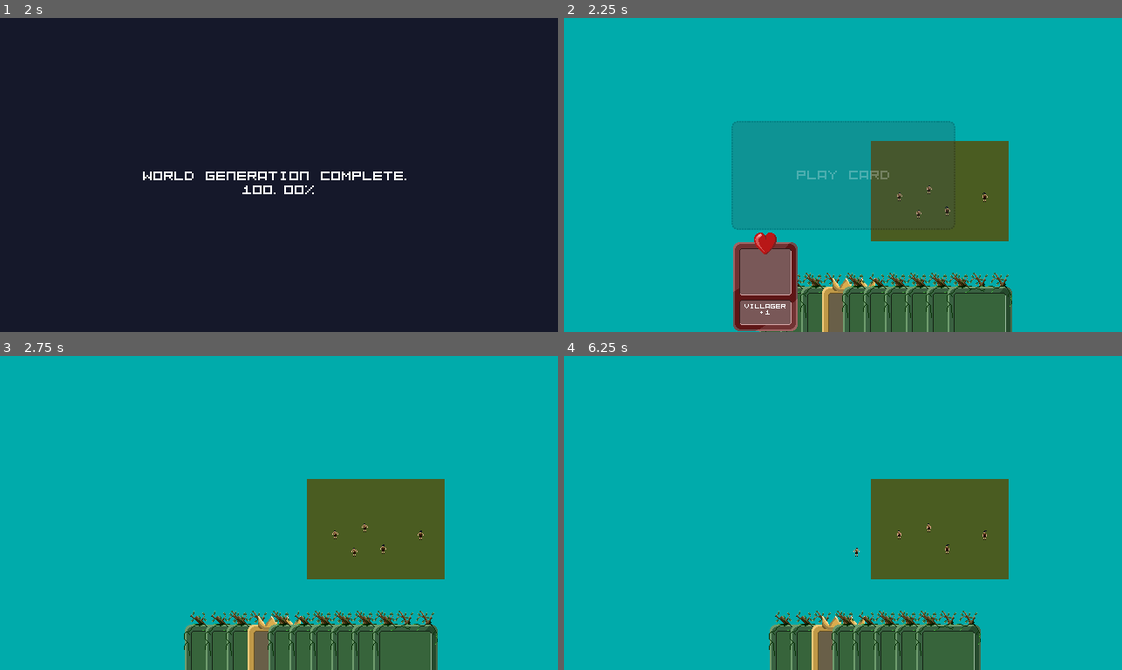
Above: before the commit, frames 1-4 (two rows, left to right).
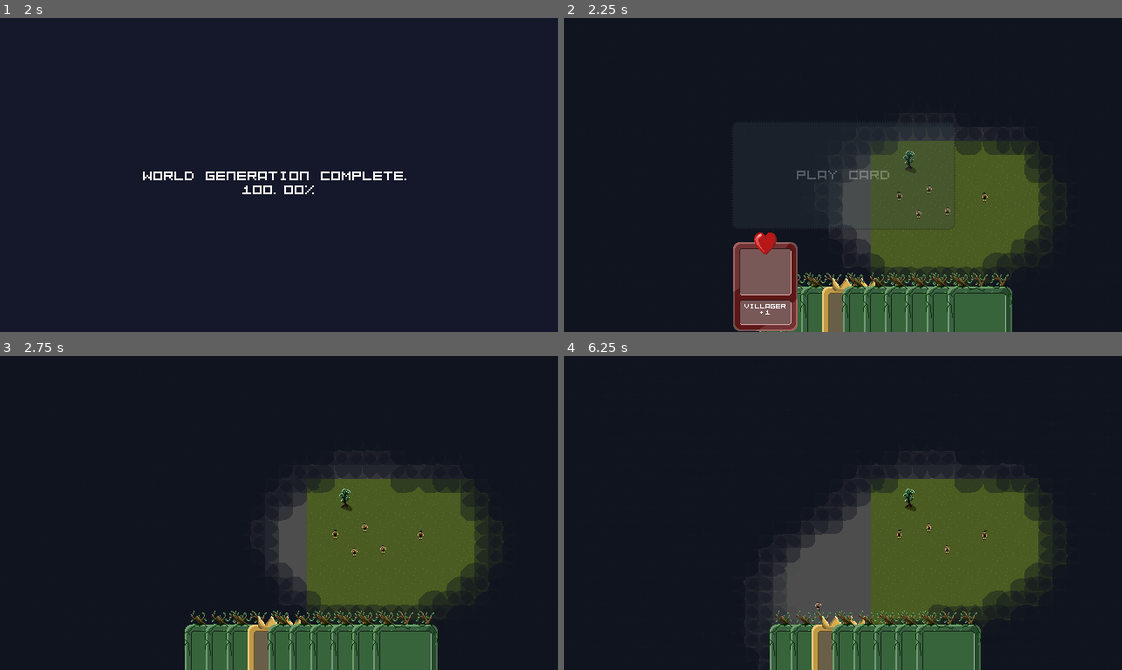
Above: after the commit, the same moments.

Repository: ObliteratedEntertainment/FoxHollowJam2
Game: Godot game, scene res://main.tscn
Same seed, same stepped clock (60 frames per second), same inputs: the game is played once before the commit and once after it.
Inputs (mouse positions are in pixels of both pictures, inside the frame that each line leads up to):
- Up to frame 1 (2 s): click "Start" at 0.5 s; drag from (279, 175) to (334, 105) at 1.27 s
- Up to frame 2 (2.25 s): tap Enter at 2 s; drag from (736, 288) to (815, 237) at 2.02 s
- Up to frame 3 (2.75 s): no input
- Up to frame 4 (6.25 s): move the mouse to (748, 626) at 2.77 s; click (748, 626) at 2.92 s; tap Space at 3.5 s; drag from (770, 626) to (675, 465) at 3.52 s; drag from (792, 626) to (870, 513) at 4.27 s; drag from (798, 626) to (759, 434) at 5.02 s; move the mouse to (820, 626) at 5.77 s; click (820, 626) at 5.92 s

Frame 1 is identical in both runs. In frame 2, 83% of the frame differs, in the area x 0-100%, y 0-100%; in frame 3, 85%; in frame 4, 87%.

Commit message:
Bug fixes, fog of war sorta.

Diff:
--- /dev/null
+++ b/game/fog_manager.gd
@@ -0,0 +1,86 @@
+extends Node2D
+class_name FogManager
+
+const FOG = preload("res://objects/fog.tscn")
+
+
+var track_cleared_fog := {}
+var track_faded_fog := {}
+
+var currently_visible := {}
+
+# Called when the node enters the scene tree for the first time.
+func _ready() -> void:
+	update_viewport(Vector2.ZERO)
+
+func update_viewport(position: Vector2) -> void:
+
+	var root_pos := Vector2i(int(position.x/16.0)*16, int(position.y/16.0)*16)
+
+	var safe_coords = {}
+
+	for x in range(-30, 30):
+		for y in range(-30, 30):
+			var pos := root_pos + Vector2i(x,y) * 16
+			_create_fog(pos)
+
+			if pos.x not in safe_coords:
+				safe_coords[pos.x] = {}
+			safe_coords[pos.x][pos.y] = {}
+
+	for x in currently_visible.keys():
+		for y in currently_visible[x].keys():
+			if x in safe_coords and y in safe_coords:
+				return
+
+			var fog: Fog = currently_visible[x][y]
+			remove_child(fog)
+			currently_visible[x].erase(y)
+			fog.queue_free()
+
+	print("Current Fog Children: ", get_child_count())
+
+
+func cleared_out(fog: Fog) -> void:
+	var x = int(fog.position.x)
+	var y = int(fog.position.y)
+	if x not in track_cleared_fog:
+		track_cleared_fog[x] = {}
+
+	track_cleared_fog[x][y] = true
+
+	if x in currently_visible and y in currently_visible[x]:
+		currently_visible[x].erase(y)
+
+func faded(fog: Fog) -> void:
+	var x = int(fog.position.x)
+	var y = int(fog.position.y)
+	if x not in track_faded_fog:
+		track_faded_fog[x] = {}
+
+	track_faded_fog[x][y] = true
+
+func _create_fog(position: Vector2i) -> void:
+	var x = int(position.x)
+	var y = int(position.y)
+
+	if x in track_cleared_fog and y in track_cleared_fog[x]:
+		return
+	elif x in currently_visible and y in currently_visible[x]:
+		return
+
+
+	var cloud := FOG.instantiate()
+
+	cloud.cleared.connect(cleared_out.bind(cloud))
+	cloud.faded.connect(faded.bind(cloud))
+
+	if x in track_faded_fog and y in track_faded_fog[x]:
+		cloud.modulate.a = Fog.FADED
+
+	cloud.position = position
+	add_child(cloud)
+
+	if x not in currently_visible:
+		currently_visible[x] = {}
+	currently_visible[x][y] =  cloud
--- /dev/null
+++ b/game/fog_of_war.gd
@@ -0,0 +1,11 @@
+extends Node2D
+
+
+# Called when the node enters the scene tree for the first time.
+func _ready() -> void:
+	pass # Replace with function body.
+
+
+# Called every frame. 'delta' is the elapsed time since the previous frame.
+func _process(delta: float) -> void:
+	pass
--- a/game/world.gd
+++ b/game/world.gd
@@ -6,6 +6,7 @@
 
 @onready var effect_location: Sprite2D = $EffectLocation
 @onready var npc_manager: Node2D = $NpcManager
+@onready var fog_of_war: FogManager = $FogOfWar
 
 # Called when the node enters the scene tree for the first time.
 func _ready() -> void:
@@ -14,13 +15,15 @@
 func move_relative(relative_offset: Vector2) -> void:
 	camera_2d.position -= relative_offset / ( 2.0 * SettingsManager.mouse_drag_sensitivity)
 
+	fog_of_war.update_viewport(camera_2d.position)
+
 func start_activating_effect(effect: Card, location: Vector2) -> void:
 	effect_location.visible = true
-	effect_location.position = location - camera_2d.position - Vector2(640, 360)/2.0
+	effect_location.position = location + camera_2d.position - Vector2(640, 360)/2.0
 	pass
 
 func apply_effect(effect: Card, location: Vector2) -> void:
-	var world_loc := location - camera_2d.position - Vector2(640, 360)/2.0
+	var world_loc := location + camera_2d.position - Vector2(640, 360)/2.0
 	effect_location.visible = false
 
 	npc_manager.send_task(world_loc)
--- a/game/world.tscn
+++ b/game/world.tscn
@@ -6,6 +6,9 @@
 [ext_resource type="Script" path="res://game/camera_mover.gd" id="3_6hpug"]
 [ext_resource type="Script" path="res://game/npc_manager.gd" id="3_6pd04"]
 [ext_resource type="Texture2D" uid="uid://b7fi2p8wcidta" path="res://sprites/ui/effect_location.png" id="5_78tx4"]
+[ext_resource type="Texture2D" uid="uid://kgrmwunaag82" path="res://sprites/foliage/trees.png" id="6_av7ow"]
+[ext_resource type="Texture2D" uid="uid://vge2rkmtjyxm" path="res://sprites/foliage/ground.png" id="6_n8qlr"]
+[ext_resource type="Script" path="res://game/fog_manager.gd" id="7_7d5d0"]
 
 [sub_resource type="TileSet" id="TileSet_balls"]
 
@@ -16,11 +19,11 @@
 script = ExtResource("1_vxb1g")
 
 [node name="ColorRect" type="ColorRect" parent="."]
-z_index = -100
-offset_left = -50000.0
-offset_top = -50000.0
-offset_right = 50000.0
-offset_bottom = 50000.0
+anchors_preset = 15
+anchor_right = 1.0
+anchor_bottom = 1.0
+grow_horizontal = 2
+grow_vertical = 2
 color = Color(0, 0.669663, 0.67014, 1)
 
 [node name="TerrainLayer" type="TileMapLayer" parent="."]
@@ -51,18 +54,45 @@
 script = ExtResource("3_6hpug")
 
 [node name="AudioListener2D" type="AudioListener2D" parent="Camera2D"]
-current = true
 
 [node name="ColorRect2" type="ColorRect" parent="."]
 z_index = -4
-offset_right = 158.0
-offset_bottom = 115.0
+offset_right = 393.0
+offset_bottom = 210.0
 color = Color(0.290196, 0.360784, 0.129412, 1)
 
+[node name="TextureRect" type="TextureRect" parent="ColorRect2"]
+modulate = Color(0.85098, 0.85098, 0.85098, 0.541176)
+texture_repeat = 3
+layout_mode = 1
+anchors_preset = 15
+anchor_right = 1.0
+anchor_bottom = 1.0
+grow_horizontal = 2
+grow_vertical = 2
+texture = ExtResource("6_n8qlr")
+expand_mode = 1
+stretch_mode = 1
+
 [node name="FoliageManager" type="Node2D" parent="."]
+
+[node name="Sprite2D" type="Sprite2D" parent="FoliageManager"]
+position = Vector2(43, 22)
+texture = ExtResource("6_av7ow")
+region_enabled = true
+region_rect = Rect2(89, 12, 15, 24)
+
+[node name="Sprite2D" type="Sprite2D" parent="FoliageManager/Sprite2D"]
+position = Vector2(3, 10)
+texture = ExtResource("6_av7ow")
+region_enabled = true
+region_rect = Rect2(93, 92, 13, 12)
 
 [node name="EffectLocation" type="Sprite2D" parent="."]
 visible = false
 z_index = -1
 position = Vector2(53, 45)
 texture = ExtResource("5_78tx4")
+
+[node name="FogOfWar" type="Node2D" parent="."]
+script = ExtResource("7_7d5d0")
--- /dev/null
+++ b/objects/fog.gd
@@ -0,0 +1,27 @@
+extends Area2D
+class_name Fog
+
+const FADED = 0.5
+
+signal cleared()
+signal faded()
+
+var tweener: Tween = null
+
+@onready var animation_player: AnimationPlayer = $Sprite2D/AnimationPlayer
+
+# Called when the node enters the scene tree for the first time.
+func _ready() -> void:
+	animation_player.play("idle", -1, randf_range(0.4, 0.6))
+
+func clear_out() -> void:
+	if tweener != null:
+		return
+	cleared.emit()
+	tweener = create_tween()
+	tweener.tween_property(self, "modulate:a", 0.0, 1.0)
+	tweener.tween_callback(self.queue_free)
+
+func dim() -> void:
+	faded.emit()
+	modulate.a = FADED
--- /dev/null
+++ b/objects/fog.tscn
@@ -0,0 +1,66 @@
+[gd_scene load_steps=7 format=3 uid="uid://8bwcodpwrcdl"]
+
+[ext_resource type="Script" path="res://objects/fog.gd" id="1_k5qq3"]
+[ext_resource type="Texture2D" uid="uid://8emncre8t8xc" path="res://sprites/foliage/fog.png" id="2_ynoqk"]
+
+[sub_resource type="CircleShape2D" id="CircleShape2D_heoyj"]
+radius = 16.0312
+
+[sub_resource type="Animation" id="Animation_0ld4g"]
+resource_name = "idle"
+loop_mode = 1
+step = 0.125
+tracks/0/type = "value"
+tracks/0/imported = false
+tracks/0/enabled = true
+tracks/0/path = NodePath(".:frame")
+tracks/0/interp = 1
+tracks/0/loop_wrap = true
+tracks/0/keys = {
+"times": PackedFloat32Array(0, 0.125, 0.25, 0.375, 0.5, 0.625, 0.75, 0.875),
+"transitions": PackedFloat32Array(1, 1, 1, 1, 1, 1, 1, 1),
+"update": 1,
+"values": [0, 1, 2, 3, 4, 5, 6, 7]
+}
+
+[sub_resource type="Animation" id="Animation_hcy72"]
+length = 0.001
+tracks/0/type = "value"
+tracks/0/imported = false
+tracks/0/enabled = true
+tracks/0/path = NodePath(".:frame")
+tracks/0/interp = 1
+tracks/0/loop_wrap = true
+tracks/0/keys = {
+"times": PackedFloat32Array(0),
+"transitions": PackedFloat32Array(1),
+"update": 1,
+"values": [0]
+}
+
+[sub_resource type="AnimationLibrary" id="AnimationLibrary_cf33r"]
+_data = {
+"RESET": SubResource("Animation_hcy72"),
+"idle": SubResource("Animation_0ld4g")
+}
+
+[node name="Fog" type="Area2D"]
+collision_layer = 8
+collision_mask = 0
+script = ExtResource("1_k5qq3")
+
+[node name="CollisionShape2D" type="CollisionShape2D" parent="."]
+visible = false
+shape = SubResource("CircleShape2D_heoyj")
+
+[node name="Sprite2D" type="Sprite2D" parent="."]
+modulate = Color(1, 1, 1, 0.870588)
+texture = ExtResource("2_ynoqk")
+hframes = 8
+
+[node name="AnimationPlayer" type="AnimationPlayer" parent="Sprite2D"]
+libraries = {
+"": SubResource("AnimationLibrary_cf33r")
+}
+autoplay = "idle"
+speed_scale = 0.5
--- a/objects/npc.gd
+++ b/objects/npc.gd
@@ -1,4 +1,4 @@
-extends AnimatableBody2D
+extends CharacterBody2D
 class_name NPC
 
 const SPEED = 40.0
@@ -6,6 +6,9 @@
 @onready var cave_man: Sprite2D = $CaveMan
 @onready var cave_woman: Sprite2D = $CaveWoman
 @export var is_female := false
+
+@onready var fog_clear: Area2D = $FogClear
+@onready var fog_dim: Area2D = $FogDim
 
 @onready var sfx_action: AudioStreamPlayer2D = $SFXAction
 
@@ -16,12 +19,16 @@
 var has_task := false
 var destination := Vector2.ZERO
 
-var velocity := Vector2.ZERO
 
 func _ready() -> void:
 
+	is_female = randf() > 0.5
+
 	cave_woman.visible = is_female
 	cave_man.visible = not is_female
+
+	fog_clear.area_entered.connect(_on_fog_entered)
+	fog_dim.area_entered.connect(_on_fog_dim)
 
 
 func _physics_process(delta: float) -> void:
@@ -35,10 +42,7 @@
 
 		velocity = direction * SPEED
 
-		move_and_collide(velocity * delta)
-
-		#position = Vector2(int(position.x), int(position.y))
-
+		move_and_slide()
 
 		var needs_flip := direction.x < 0.0
 		cave_man.flip_h = needs_flip
@@ -68,3 +72,11 @@
 
 func _anim_action_progress():
 	sfx_action.play()
+
+func _on_fog_entered(area: Area2D) -> void:
+	if area is Fog:
+		area.clear_out()
+
+func _on_fog_dim(area: Area2D) -> void:
+	if area is Fog:
+		area.dim()
--- a/objects/npc.tscn
+++ b/objects/npc.tscn
@@ -208,7 +208,13 @@
 [sub_resource type="CircleShape2D" id="CircleShape2D_4mkhg"]
 radius = 1.41421
 
-[node name="Npc" type="AnimatableBody2D"]
+[sub_resource type="CircleShape2D" id="CircleShape2D_pl4fm"]
+radius = 55.0
+
+[sub_resource type="CircleShape2D" id="CircleShape2D_bjxl7"]
+radius = 84.0536
+
+[node name="Npc" type="CharacterBody2D"]
 script = ExtResource("1_yjd37")
 
 [node name="CaveWoman" type="Sprite2D" parent="."]
@@ -233,6 +239,8 @@
 [node name="SFXAction" type="AudioStreamPlayer2D" parent="."]
 stream = SubResource("AudioStreamRandomizer_sdk03")
 volume_db = 6.595
+max_distance = 600.0
+attenuation = 2.0
 bus = &"SFX"
 
 [node name="AnimationTree" type="AnimationTree" parent="."]
@@ -240,8 +248,8 @@
 advance_expression_base_node = NodePath("..")
 anim_player = NodePath("../AnimationPlayer")
 parameters/current_length = 0.750013
-parameters/current_position = 0.52315
-parameters/current_delta = 0.00833333
+parameters/current_position = 0.0770009
+parameters/current_delta = 0.00666667
 parameters/End/current_length = null
 parameters/End/current_position = null
 parameters/End/current_delta = null
@@ -252,11 +260,25 @@
 parameters/action/current_position = 0.453729
 parameters/action/current_delta = 0.00700056
 parameters/idle/current_length = 0.750013
-parameters/idle/current_position = 0.52315
-parameters/idle/current_delta = 0.00833333
+parameters/idle/current_position = 0.0770009
+parameters/idle/current_delta = 0.00666667
 parameters/run/current_length = 1.00001
 parameters/run/current_position = 0.641715
 parameters/run/current_delta = 0.00904833
 
 [node name="CollisionShape2D" type="CollisionShape2D" parent="."]
 shape = SubResource("CircleShape2D_4mkhg")
+
+[node name="FogClear" type="Area2D" parent="."]
+collision_layer = 0
+collision_mask = 8
+
+[node name="CollisionShape2D" type="CollisionShape2D" parent="FogClear"]
+shape = SubResource("CircleShape2D_pl4fm")
+
+[node name="FogDim" type="Area2D" parent="."]
+collision_layer = 0
+collision_mask = 8
+
+[node name="CollisionShape2D" type="CollisionShape2D" parent="FogDim"]
+shape = SubResource("CircleShape2D_bjxl7")
--- a/project.godot
+++ b/project.godot
@@ -40,6 +40,10 @@
 ]
 }
 
+[layer_names]
+
+2d_physics/layer_4="Fog"
+
 [rendering]
 
 textures/canvas_textures/default_texture_filter=0
--- a/ui/card.tscn
+++ b/ui/card.tscn
@@ -45,8 +45,8 @@
 [node name="Label" type="Label" parent="."]
 visible = false
 layout_mode = 2
-anchor_left = 0.0078125
-anchor_top = 0.00625
+anchor_left = -0.539063
+anchor_top = -0.025
 anchor_right = -0.539063
 anchor_bottom = -0.025
 offset_left = 34.0
--- a/ui/card_placement.gd
+++ b/ui/card_placement.gd
@@ -38,6 +38,7 @@
 		if event is InputEventMouseMotion:
 			var offset := Vector2.LEFT * 35 + Vector2.UP * 32
 			dragging_card.position = event.position - start_drag_pos + offset
+			dragging_card.z_index = 100
 			drop_zone.highlight(drop_rect.has_point(dragging_card.global_position - offset))
 		elif not event.is_pressed():
 			if drop_rect.has_point(dragging_card.global_position):
--- a/ui/cardhand.gd
+++ b/ui/cardhand.gd
@@ -35,6 +35,7 @@
 
 func released_card() -> void:
 	if holding_card != null:
+		holding_card.z_index = 0
 		holding_card.visible = true
 		holding_card.reset_position()
 		holding_card = null
Not shown, added: builds/index.apple-touch-icon.png.import
Not shown, added: builds/index.icon.png.import
Not shown, added: builds/index.png.import
Not shown, added: export_presets.cfg
Not shown: 1 places in game/world.tscn that only renumber resources
Not shown: 1 places in objects/npc.tscn that only renumber resources
Binary file added: sprites/foliage/fog.aseprite
Binary file added: sprites/foliage/fog.png
Not shown, added: sprites/foliage/fog.png.import
Binary file added: sprites/foliage/ground.aseprite
Binary file added: sprites/foliage/ground.png
Not shown, added: sprites/foliage/ground.png.import
(and 11 more such lines)
